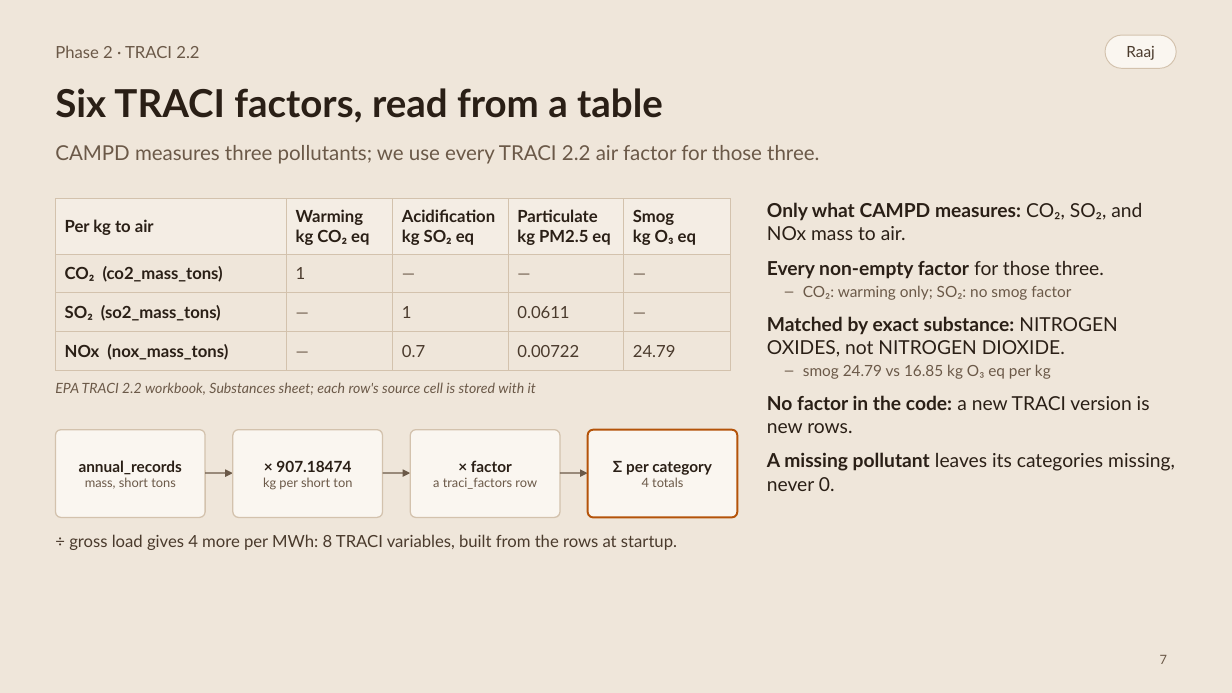
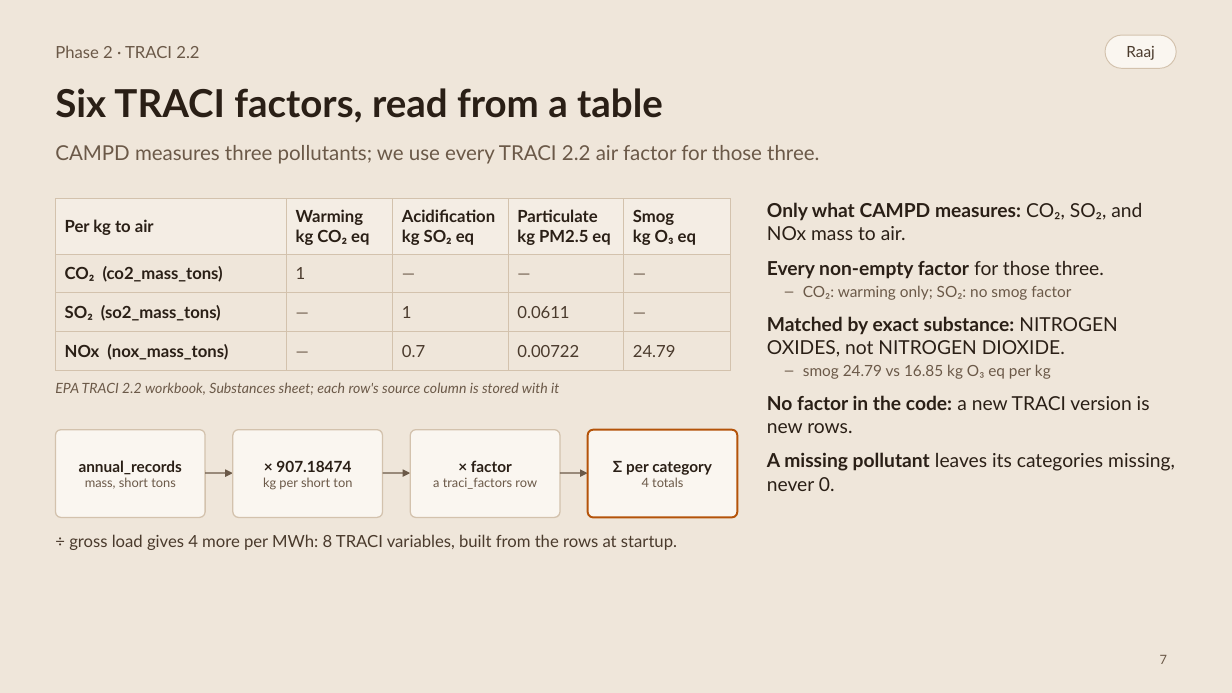
Before and after one commit to raajbanga/epaData, a slide deck: slide 7 of report/phase2/slides/epaData-slides.pptx. Drawn at 1232x693 pixels with LibreOffice and Linux fonts; fonts in the diff are those of the drawing. Boxes give left, top, right and bottom in pixels: in the first picture for what was removed or moved away, otherwise in the second. Text is boxed around its words. In the diff, an @@ line names an element or a change of style, - is before the commit and + after.

```diff
--- a/report/phase2/slides/epaData-slides.pptx
+++ b/report/phase2/slides/epaData-slides.pptx
@@ text at <box>55,382,559,395</box>: text changed @@
-EPA TRACI 2.2 workbook, Substances sheet; each row's source cell is stored with it
+EPA TRACI 2.2 workbook, Substances sheet; each row's source column is stored with it
```
Also in this commit, not shown: 4 other slides changed, 3 other files.
